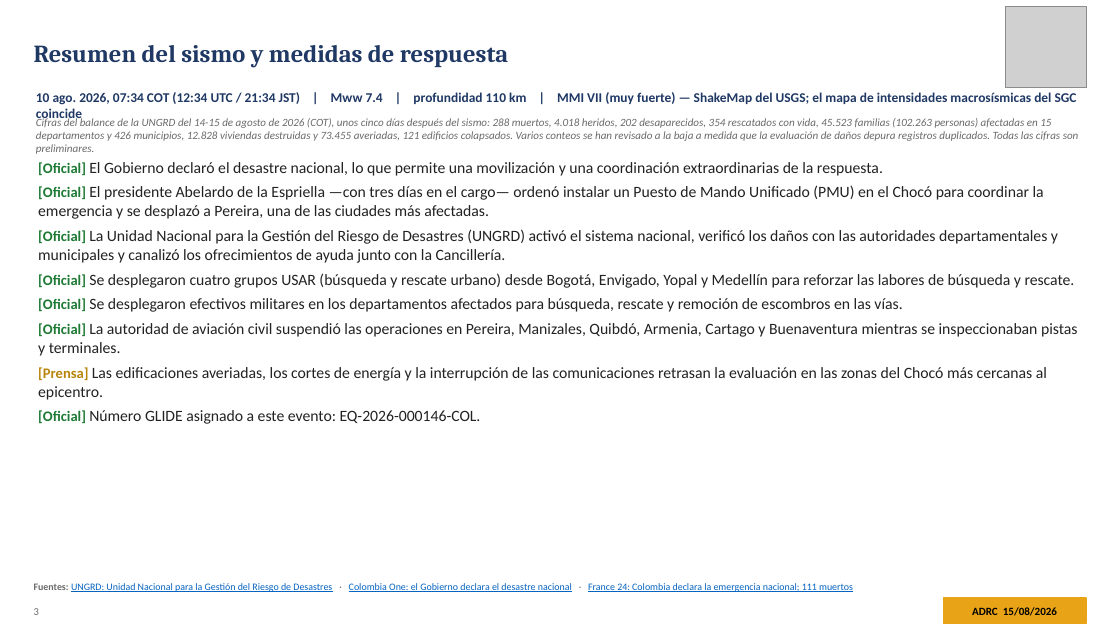
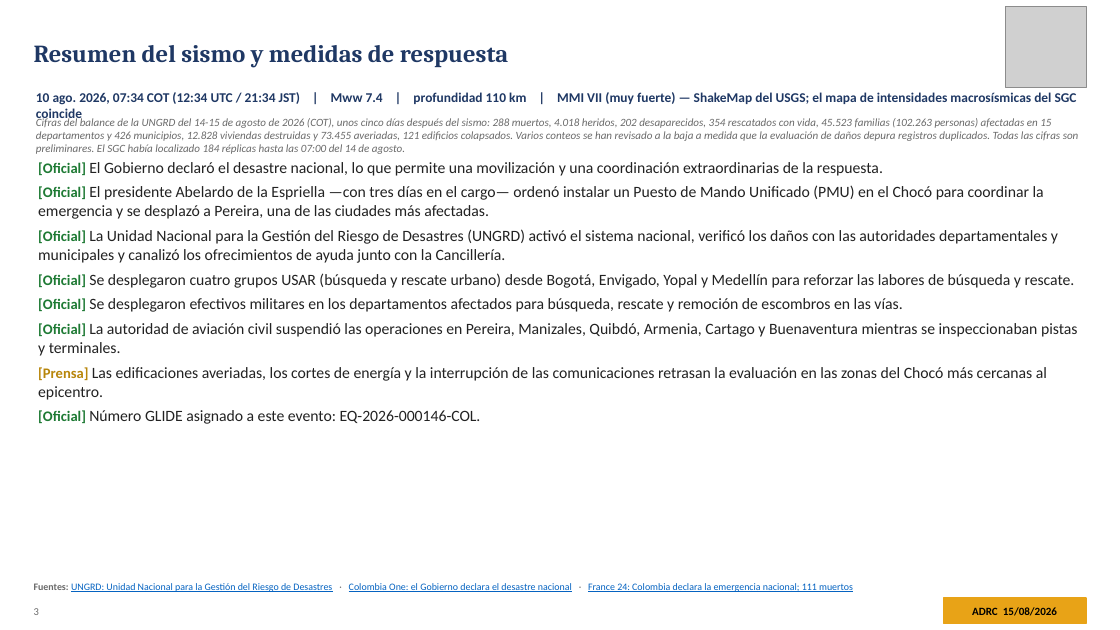
Before and after one commit to kochobi-max/whatsmap, a slide deck: slide 3 of reports/colombia_eq_20260810/output/ADRC_EQ_COL_Choco_20260810_ES.pptx. Drawn at 1120x630 pixels with LibreOffice and Linux fonts; fonts in the diff are those of the drawing; grey boxes stand for pictures. Boxes give left, top, right and bottom in pixels: in the first picture for what was removed or moved away, otherwise in the second. Text is boxed around its words. In the diff, an @@ line names an element or a change of style, - is before the commit and + after.

```diff
--- a/reports/colombia_eq_20260810/output/ADRC_EQ_COL_Choco_20260810_ES.pptx
+++ b/reports/colombia_eq_20260810/output/ADRC_EQ_COL_Choco_20260810_ES.pptx
@@ text at [36,117,1079,154]: text changed @@
-Cifras del balance de la UNGRD del 14-15 de agosto de 2026 (COT), unos cinco días después del sismo: 288 muertos, 4.018 heridos, 202 desaparecidos, 354 rescatados con vida, 45.523 familias (102.263 personas) afectadas en 15 departamentos y 426 municipios, 12.828 viviendas destruidas y 73.455 averiadas, 121 edificios colapsados. Varios conteos se han revisado a la baja a medida que la evaluación de daños depura registros duplicados. Todas las cifras son preliminares.
+Cifras del balance de la UNGRD del 14-15 de agosto de 2026 (COT), unos cinco días después del sismo: 288 muertos, 4.018 heridos, 202 desaparecidos, 354 rescatados con vida, 45.523 familias (102.263 personas) afectadas en 15 departamentos y 426 municipios, 12.828 viviendas destruidas y 73.455 averiadas, 121 edificios colapsados. Varios conteos se han revisado a la baja a medida que la evaluación de daños depura registros duplicados. Todas las cifras son preliminares. El SGC había localizado 184 réplicas hasta las 07:00 del 14 de agosto.
```
Also in this commit, not shown: 10 other slides changed, 8 other files.
